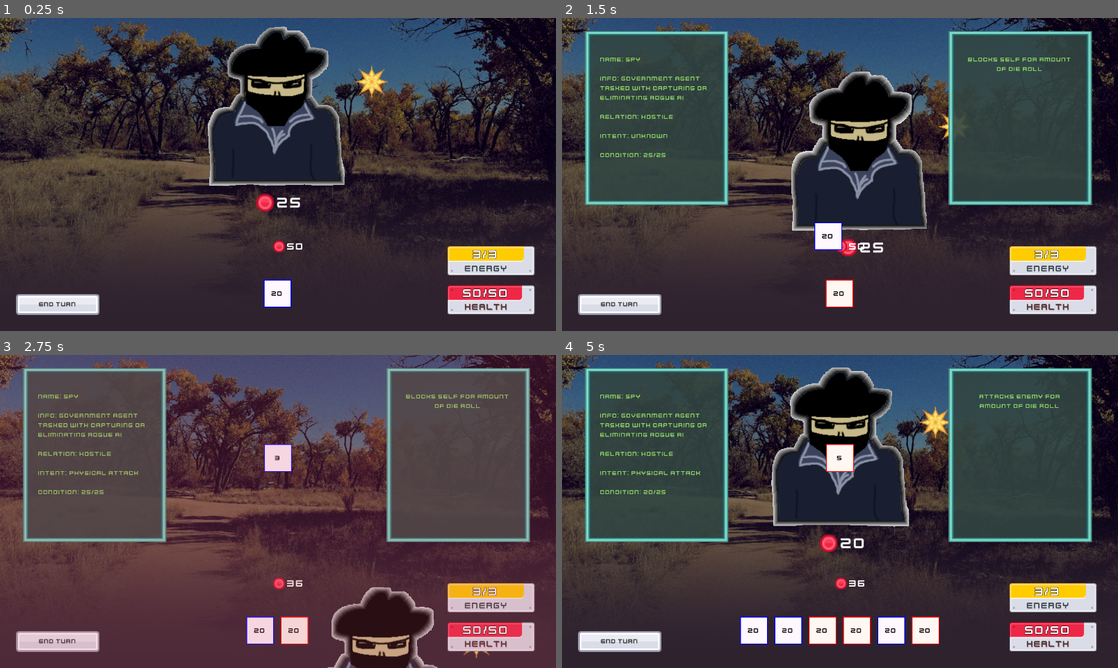
Above: before the commit, frames 1-4 (two rows, left to right).
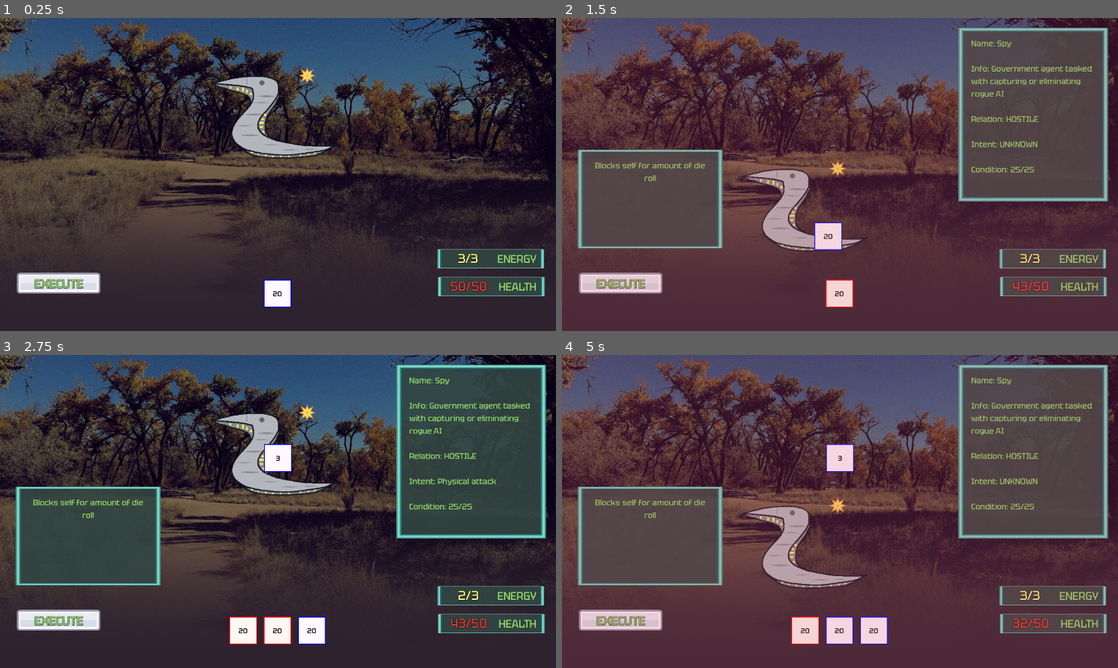
Above: after the commit, the same moments.

Repository: platopixel/d20
Game: Godot game, scene res://scenes/main.tscn
The game is run twice, just before and just after one commit, with the same random seed, the same clock (stepped at 60 frames per second) and the same inputs.
Inputs (mouse positions are in pixels of both pictures, inside the frame that each line leads up to):
- Up to frame 1 (0.25 s): no input
- Up to frame 2 (1.5 s): click "END TURN" (after the commit: "EXECUTE") at 0.5 s; drag from (823, 293) to (840, 121) at 1.27 s
- Up to frame 3 (2.75 s): click "END TURN" (after the commit: "EXECUTE") at 2 s
- Up to frame 4 (5 s): drag from (856, 630) to (840, 458) at 2.77 s; click (623, 621) at 3.5 s, where only the run after the commit has a clickable "EXECUTE"; click (617, 642) at 4.25 s, where only the run before the commit has a clickable "END TURN"

The runs differ from the first frame. In frame 1, 15% of the frame differs, in the area x 2-98%, y 2-95%; in frame 2, 95%, in the area x 0-100%, y 0-100%; in frame 3, 95%; in frame 4, 95%.

Commit message:
update theme, use new hp bar

Diff:
--- a/enemies/enemy.tscn
+++ b/enemies/enemy.tscn
@@ -87,13 +87,14 @@
 vertical_alignment = 1
 
 [node name="StatsUI" parent="." instance=ExtResource("7_r300c")]
+visible = false
 offset_left = 12.0
 offset_top = 271.0
 offset_right = 212.0
 offset_bottom = 298.0
 
 [node name="IntentUI" parent="." instance=ExtResource("8_b8os3")]
-offset_left = 199.0
-offset_top = 68.0
-offset_right = 309.0
-offset_bottom = 132.0
+offset_left = 291.0
+offset_top = 82.0
+offset_right = 401.0
+offset_bottom = 146.0
--- a/enemies/spy/spy_attack_action.gd
+++ b/enemies/spy/spy_attack_action.gd
@@ -11,17 +11,17 @@
 	if not enemy or not target:
 		return
 
-	var tween := create_tween().set_trans(Tween.TRANS_QUINT)
+	var tween := create_tween().set_trans(Tween.TRANS_QUAD)
 	var start := enemy.global_position
-	var end := target.global_position + Vector2.RIGHT * 32
+	var end := (target.global_position + Vector2.RIGHT * 32) / 2
 	var damage_effect := DamageEffect.new()
 	var target_array: Array[Node] = [target]
 	damage_effect.amount = damage
 
-	tween.tween_property(enemy, "global_position", end, 0.4)
+	tween.tween_property(enemy, "global_position", end, 0.1)
 	tween.tween_callback(damage_effect.execute.bind(target_array))
-	tween.tween_interval(0.25)
-	tween.tween_property(enemy, "global_position", start, 0.4)
+	tween.tween_interval(0.08)
+	tween.tween_property(enemy, "global_position", start, 0.1)
 
 	tween.finished.connect(
 		func():
--- a/enemies/spy/spy_enemy.tres
+++ b/enemies/spy/spy_enemy.tres
@@ -2,7 +2,7 @@
 
 [ext_resource type="Script" path="res://custom_resources/enemy_stats.gd" id="1_di0rh"]
 [ext_resource type="PackedScene" uid="uid://bso4dtjtpw7rl" path="res://enemies/spy/spy_enemy_ai.tscn" id="1_ermsu"]
-[ext_resource type="Texture2D" uid="uid://bu4qn0lskhf7f" path="res://assets/enemy.png" id="1_n0oae"]
+[ext_resource type="Texture2D" uid="uid://dia7vd45pqw63" path="res://assets/duck.png" id="2_djsnw"]
 
 [resource]
 script = ExtResource("1_di0rh")
@@ -11,4 +11,4 @@
 description = "Government agent tasked with capturing or eliminating rogue AI"
 relation = 0
 max_hp = 25
-art = ExtResource("1_n0oae")
+art = ExtResource("2_djsnw")
--- a/main_theme.tres
+++ b/main_theme.tres
@@ -1,10 +1,11 @@
 [gd_resource type="Theme" load_steps=2 format=3 uid="uid://d3nt4vpn2j01h"]
 
-[ext_resource type="FontFile" uid="uid://d2tbijuk8khg6" path="res://Kenney Future.ttf" id="1_5m2vc"]
+[ext_resource type="FontFile" uid="uid://dtp0wn1ieooqm" path="res://Tektur-Medium.ttf" id="1_41le7"]
 
 [resource]
-default_font = ExtResource("1_5m2vc")
-default_font_size = 14
+default_font = ExtResource("1_41le7")
+default_font_size = 18
+Button/colors/font_color = Color(0.568627, 0.858824, 0.411765, 1)
 Button/styles/disabled = null
 Button/styles/focus = null
 Button/styles/hover = null
--- a/scenes/game_table.tscn
+++ b/scenes/game_table.tscn
@@ -53,12 +53,11 @@
 debug_color = Color(0, 0.6, 0.701961, 0.176471)
 
 [node name="EnemyHandler" type="Node2D" parent="."]
-position = Vector2(-23, 2)
+position = Vector2(431, 42)
+scale = Vector2(0.8, 0.8)
 script = ExtResource("4_bvnc7")
 
 [node name="Enemy" parent="EnemyHandler" instance=ExtResource("2_4f4xb")]
-position = Vector2(499, -4)
-scale = Vector2(1.5, 1.5)
 stats = ExtResource("5_6fbiy")
 
 [node name="Player" parent="." groups=["player"] instance=ExtResource("7_txw2l")]
@@ -90,40 +89,40 @@
 script = ExtResource("2_cmgux")
 
 [node name="DiceTooltip" parent="BattleUI" instance=ExtResource("10_s1a8w")]
-offset_left = 250.0
-offset_top = 30.0
-offset_right = 580.0
-offset_bottom = 430.0
+offset_left = -604.0
+offset_top = 303.0
+offset_right = -270.0
+offset_bottom = 530.0
 script = ExtResource("13_qyf4o")
 
 [node name="EnemyTooltip" parent="BattleUI" instance=ExtResource("10_s1a8w")]
-offset_left = -587.0
-offset_top = 30.0
-offset_right = -257.0
-offset_bottom = 430.0
+offset_left = 272.0
+offset_top = 22.0
+offset_right = 617.0
+offset_bottom = 422.0
 script = ExtResource("14_q47i1")
 
 [node name="HealthUI" parent="BattleUI" instance=ExtResource("12_12l0y")]
-offset_left = 1030.0
-offset_top = 615.0
-offset_right = 1231.0
-offset_bottom = 682.0
+offset_left = 1008.0
+offset_top = 596.0
+offset_right = 1253.0
+offset_bottom = 641.0
 
 [node name="EnergyUI" parent="BattleUI" instance=ExtResource("8_g1wg8")]
-offset_left = 1030.0
-offset_top = 525.0
-offset_right = 1231.0
-offset_bottom = 592.0
+offset_left = 1007.0
+offset_top = 532.0
+offset_right = 1252.0
+offset_bottom = 576.0
 
 [node name="EndTurnButton" type="TextureButton" parent="BattleUI"]
 unique_name_in_owner = true
 anchors_preset = 2
 anchor_top = 1.0
 anchor_bottom = 1.0
-offset_left = 37.0
-offset_top = -85.0
-offset_right = 229.0
-offset_bottom = -37.0
+offset_left = 39.0
+offset_top = -134.0
+offset_right = 231.0
+offset_bottom = -86.0
 grow_vertical = 0
 theme = ExtResource("13_mcw8m")
 texture_normal = ExtResource("14_3gqon")
@@ -135,10 +134,11 @@
 offset_top = 8.0
 offset_right = 183.0
 offset_bottom = 40.0
-theme_override_colors/font_color = Color(0.28485, 0.28485, 0.28485, 1)
+theme_override_colors/font_color = Color(0.568627, 0.858824, 0.411765, 1)
 theme_override_colors/font_outline_color = Color(0, 0, 0, 1)
-theme_override_constants/outline_size = 1
-text = "END TURN"
+theme_override_constants/outline_size = 3
+theme_override_font_sizes/font_size = 27
+text = "EXECUTE"
 horizontal_alignment = 1
 vertical_alignment = 1
 
--- a/scenes/player.tscn
+++ b/scenes/player.tscn
@@ -9,3 +9,4 @@
 stats = ExtResource("2_2coc8")
 
 [node name="StatsUI" parent="." instance=ExtResource("3_40173")]
+visible = false
--- a/scenes/ui/battle_ui.gd
+++ b/scenes/ui/battle_ui.gd
@@ -4,6 +4,7 @@
 
 @onready var hand: Hand = $Hand as Hand
 @onready var energy_ui: EnergyUI = $EnergyUI as EnergyUI
+@onready var health_ui: HealthUI = $HealthUI
 @onready var end_turn_button: TextureButton = %EndTurnButton
 
 
@@ -15,6 +16,7 @@
 func _set_player_stats(value: PlayerStats) -> void:
 	player_stats = value
 	energy_ui.player_stats = player_stats
+	health_ui.player_stats = player_stats
 	hand.player_stats = player_stats
 
 
--- a/scenes/ui/energy_ui.tscn
+++ b/scenes/ui/energy_ui.tscn
@@ -3,29 +3,30 @@
 [ext_resource type="Theme" uid="uid://d3nt4vpn2j01h" path="res://main_theme.tres" id="1_ei630"]
 [ext_resource type="Script" path="res://scenes/ui/energy_ui.gd" id="1_s3c3n"]
 [ext_resource type="Resource" uid="uid://bo2k5hhiu37r4" path="res://characters/player/player.tres" id="2_jik25"]
-[ext_resource type="Texture2D" uid="uid://di8yhncj3khd3" path="res://assets/energy_bar.png" id="4_oksul"]
+[ext_resource type="Texture2D" uid="uid://jxi83ayxvohl" path="res://assets/interface-panel.png" id="4_paij1"]
 
 [node name="EnergyUI" type="Panel"]
-offset_right = 201.0
-offset_bottom = 67.0
+offset_right = 246.0
+offset_bottom = 44.0
 theme = ExtResource("1_ei630")
 script = ExtResource("1_s3c3n")
 player_stats = ExtResource("2_jik25")
 
 [node name="TextureRect" type="TextureRect" parent="."]
 layout_mode = 0
-offset_right = 201.0
-offset_bottom = 67.0
-texture = ExtResource("4_oksul")
-stretch_mode = 4
+offset_right = 246.0
+offset_bottom = 44.0
+texture = ExtResource("4_paij1")
+expand_mode = 2
 
 [node name="EnergyLabel" type="Label" parent="."]
 layout_mode = 0
-offset_left = 14.0
+offset_left = 11.0
 offset_top = 3.0
-offset_right = 164.0
-offset_bottom = 35.0
+offset_right = 131.0
+offset_bottom = 40.0
 theme = ExtResource("1_ei630")
+theme_override_colors/font_color = Color(0.984314, 1, 0.52549, 1)
 theme_override_colors/font_outline_color = Color(0, 0, 0, 1)
 theme_override_constants/outline_size = 3
 theme_override_font_sizes/font_size = 28
@@ -35,15 +36,14 @@
 
 [node name="RichTextLabel" type="RichTextLabel" parent="."]
 layout_mode = 0
-offset_left = 20.0
-offset_top = 40.0
-offset_right = 161.0
-offset_bottom = 64.0
-theme_override_colors/default_color = Color(0.233925, 0.233925, 0.233925, 1)
-theme_override_colors/font_shadow_color = Color(0.691803, 0.84585, 0.955869, 1)
+offset_left = 131.0
+offset_top = 7.0
+offset_right = 237.0
+offset_bottom = 39.0
+theme_override_colors/default_color = Color(0.568627, 0.858824, 0.411765, 1)
 theme_override_constants/shadow_offset_y = 0
 theme_override_constants/shadow_offset_x = 0
 theme_override_constants/shadow_outline_size = 2
-theme_override_font_sizes/normal_font_size = 20
+theme_override_font_sizes/normal_font_size = 24
 bbcode_enabled = true
 text = "[center]ENERGY[/center]"
--- /dev/null
+++ b/scenes/ui/health_ui.gd
@@ -0,0 +1,26 @@
+class_name HealthUI extends Panel
+
+@export var player_stats: PlayerStats : set = _set_player_stats
+
+@onready var hp_label: Label = $HPLabel
+
+
+func _ready() -> void:
+	# player_stats.energy = 3
+	pass
+
+
+func _set_player_stats(value: PlayerStats) -> void:
+	player_stats = value
+
+	if not player_stats.stats_changed.is_connected(_on_stats_changed):
+		player_stats.stats_changed.connect(_on_stats_changed)
+
+	if not is_node_ready():
+		await ready
+
+	_on_stats_changed()
+
+
+func _on_stats_changed() -> void:
+	hp_label.text = "%s/%s" % [player_stats.hp, player_stats.max_hp]
--- a/scenes/ui/health_ui.tscn
+++ b/scenes/ui/health_ui.tscn
@@ -1,27 +1,31 @@
-[gd_scene load_steps=3 format=3 uid="uid://dd4vhrh5g6fdr"]
+[gd_scene load_steps=5 format=3 uid="uid://dd4vhrh5g6fdr"]
 
 [ext_resource type="Theme" uid="uid://d3nt4vpn2j01h" path="res://main_theme.tres" id="1_6r4p4"]
-[ext_resource type="Texture2D" uid="uid://cd8yentl5nhct" path="res://assets/health_bar.png" id="2_a7nor"]
+[ext_resource type="Script" path="res://scenes/ui/health_ui.gd" id="2_67ngm"]
+[ext_resource type="Texture2D" uid="uid://jxi83ayxvohl" path="res://assets/interface-panel.png" id="2_tecmq"]
+[ext_resource type="Resource" uid="uid://bo2k5hhiu37r4" path="res://characters/player/player.tres" id="3_v0pmt"]
 
 [node name="HealthUI" type="Panel"]
-offset_right = 201.0
-offset_bottom = 67.0
+offset_right = 246.0
+offset_bottom = 44.0
 theme = ExtResource("1_6r4p4")
+script = ExtResource("2_67ngm")
+player_stats = ExtResource("3_v0pmt")
 
 [node name="TextureRect" type="TextureRect" parent="."]
 layout_mode = 0
-offset_right = 201.0
-offset_bottom = 67.0
-texture = ExtResource("2_a7nor")
-expand_mode = 1
+offset_right = 246.0
+offset_bottom = 44.0
+texture = ExtResource("2_tecmq")
+expand_mode = 2
 
 [node name="HPLabel" type="Label" parent="."]
 layout_mode = 0
-offset_left = 22.0
-offset_top = 2.0
-offset_right = 157.0
-offset_bottom = 34.0
-theme_override_colors/font_outline_color = Color(0, 0, 0, 1)
+offset_left = 11.0
+offset_top = 3.0
+offset_right = 131.0
+offset_bottom = 40.0
+theme_override_colors/font_color = Color(0.909804, 0.231373, 0.231373, 1)
 theme_override_constants/outline_size = 3
 theme_override_font_sizes/font_size = 28
 text = "50/50"
@@ -30,12 +34,11 @@
 
 [node name="RichTextLabel" type="RichTextLabel" parent="."]
 layout_mode = 0
-offset_left = 16.0
-offset_top = 38.0
-offset_right = 165.0
-offset_bottom = 64.0
-theme_override_colors/default_color = Color(0.235294, 0.235294, 0.235294, 1)
-theme_override_colors/font_shadow_color = Color(0.70613, 0.391842, 0.415862, 1)
-theme_override_font_sizes/normal_font_size = 20
+offset_left = 131.0
+offset_top = 7.0
+offset_right = 237.0
+offset_bottom = 39.0
+theme_override_colors/default_color = Color(0.568627, 0.858824, 0.411765, 1)
+theme_override_font_sizes/normal_font_size = 24
 bbcode_enabled = true
 text = "[center]HEALTH[/center]"
--- a/scenes/ui/intent_ui.tscn
+++ b/scenes/ui/intent_ui.tscn
@@ -23,6 +23,7 @@
 stretch_mode = 5
 
 [node name="Amount" type="Label" parent="."]
+visible = false
 layout_mode = 2
 size_flags_vertical = 1
 theme_override_font_sizes/font_size = 26
--- a/scenes/ui/tooltip.tscn
+++ b/scenes/ui/tooltip.tscn
@@ -22,10 +22,10 @@
 
 [node name="MarginContainer" type="MarginContainer" parent="."]
 layout_mode = 2
-theme_override_constants/margin_left = 35
-theme_override_constants/margin_top = 57
-theme_override_constants/margin_right = 35
-theme_override_constants/margin_bottom = 30
+theme_override_constants/margin_left = 30
+theme_override_constants/margin_top = 25
+theme_override_constants/margin_right = 30
+theme_override_constants/margin_bottom = 25
 
 [node name="VBoxContainer" type="VBoxContainer" parent="MarginContainer"]
 layout_mode = 2
Binary file added: Tektur-Bold.ttf
Not shown, added: Tektur-Bold.ttf.import
Binary file added: Tektur-Medium.ttf
Not shown, added: Tektur-Medium.ttf.import
Not shown: 1 places in enemies/enemy.tscn that only renumber resources
Binary file added: enemies/spy/VGAFIX.FON
